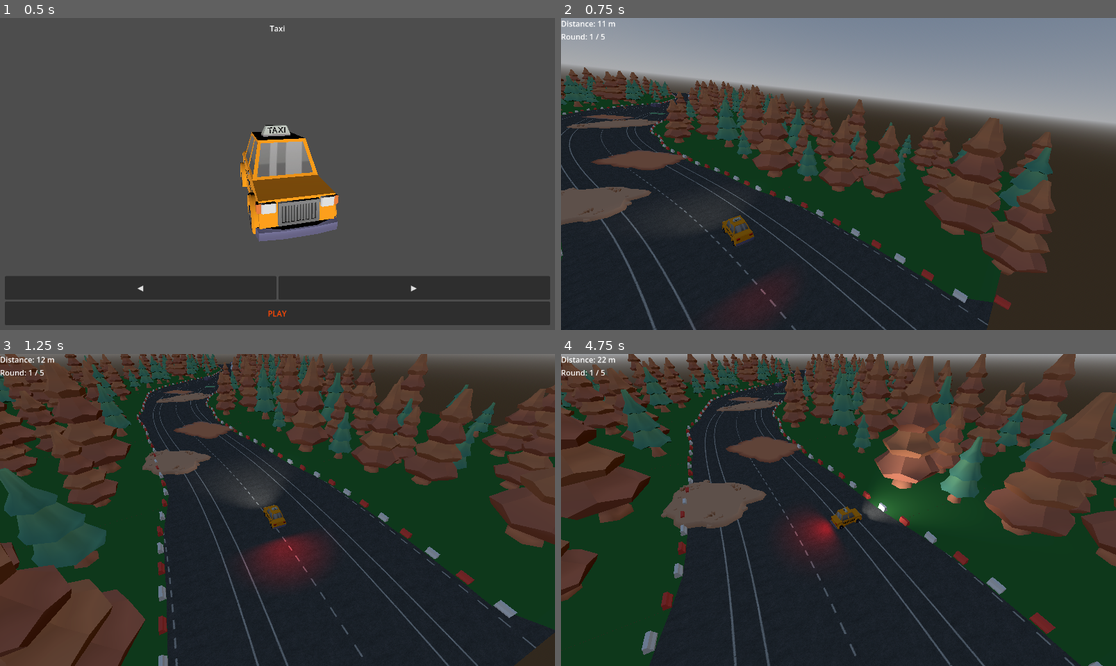
Above: before the commit, frames 1-4 (two rows, left to right).
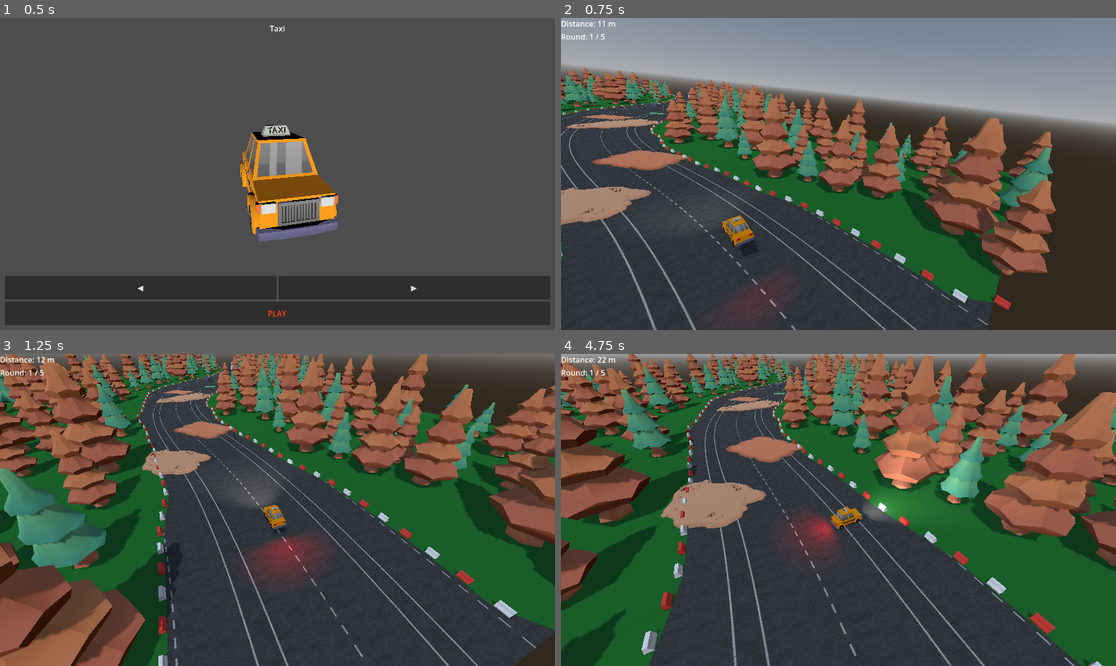
Above: after the commit, the same moments.

Repository: RuntimeRebelsStudio/YouAreYourOwnEnemy
Game: Godot game, scene res://scenes/main/main.tscn
The game is run twice, just before and just after one commit, with the same random seed, the same clock (stepped at 60 frames per second) and the same inputs.
Inputs (mouse positions are in pixels of both pictures, inside the frame that each line leads up to):
- Up to frame 1 (0.5 s): no input
- Up to frame 2 (0.75 s): click "PLAY" at 0.5 s
- Up to frame 3 (1.25 s): no input
- Up to frame 4 (4.75 s): move the mouse to (960, 494) at 1.27 s; hold D (right) 1.28-2.03 s; move the mouse to (727, 525) at 2.02 s; hold A (left) 2.03-2.78 s; move the mouse to (894, 441) at 2.77 s; hold D (right) 2.78-4.28 s; move the mouse to (810, 572) at 3.52 s; move the mouse to (1005, 556) at 4.27 s; hold A (left) from 4.28 s (still down)

Frame 1 is identical in both runs. In frame 2, 29% of the frame differs, in the area x 0-90%, y 15-100%; in frame 3, 46%; in frame 4, 52%, in the area x 0-100%, y 0-100%.

Commit message:
feat: sun light

Diff:
--- a/scenes/main/main.tscn
+++ b/scenes/main/main.tscn
@@ -21,6 +21,9 @@
 [sub_resource type="Environment" id="Environment_b1x3f"]
 background_mode = 2
 sky = SubResource("Sky_yyfjg")
+ambient_light_source = 3
+ambient_light_color = Color(0.6481579, 0.54822296, 0.33186054, 1)
+ambient_light_energy = 3.0
 glow_enabled = true
 glow_intensity = 0.8
 
@@ -50,3 +53,10 @@
 [node name="Hud" parent="." unique_id=1928233953 instance=ExtResource("9_b1x3f")]
 
 [node name="SpawnPoint" type="Node3D" parent="." unique_id=2004835948]
+
+[node name="Sun" type="DirectionalLight3D" parent="." unique_id=708755813]
+transform = Transform3D(0.8660254, 0.38302222, -0.32139382, 0, 0.64278764, 0.76604444, 0.5, -0.66341394, 0.5566704, 0, 0, 0)
+light_energy = 0.1
+light_indirect_energy = 0.5
+shadow_enabled = true
+directional_shadow_max_distance = 150.0
